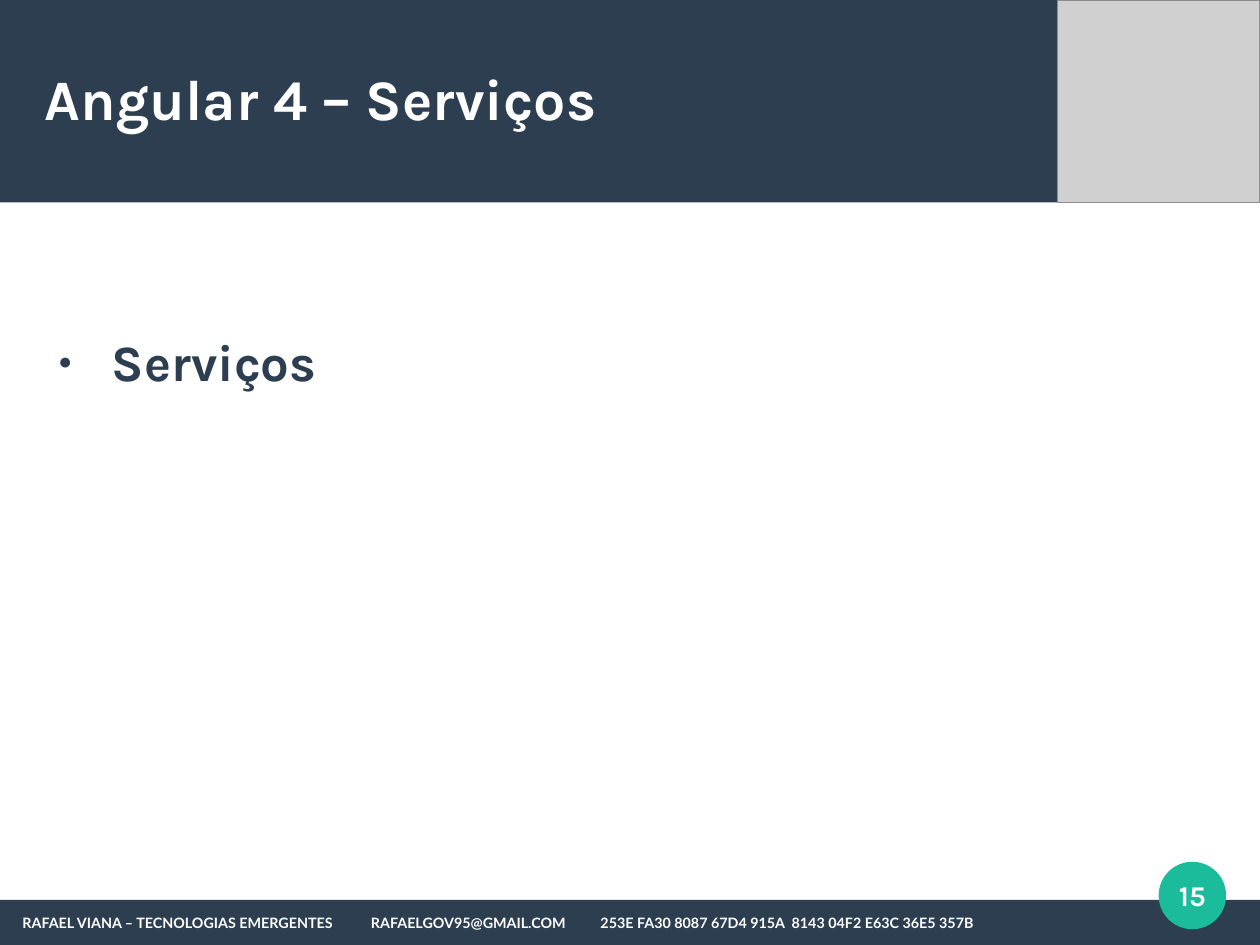
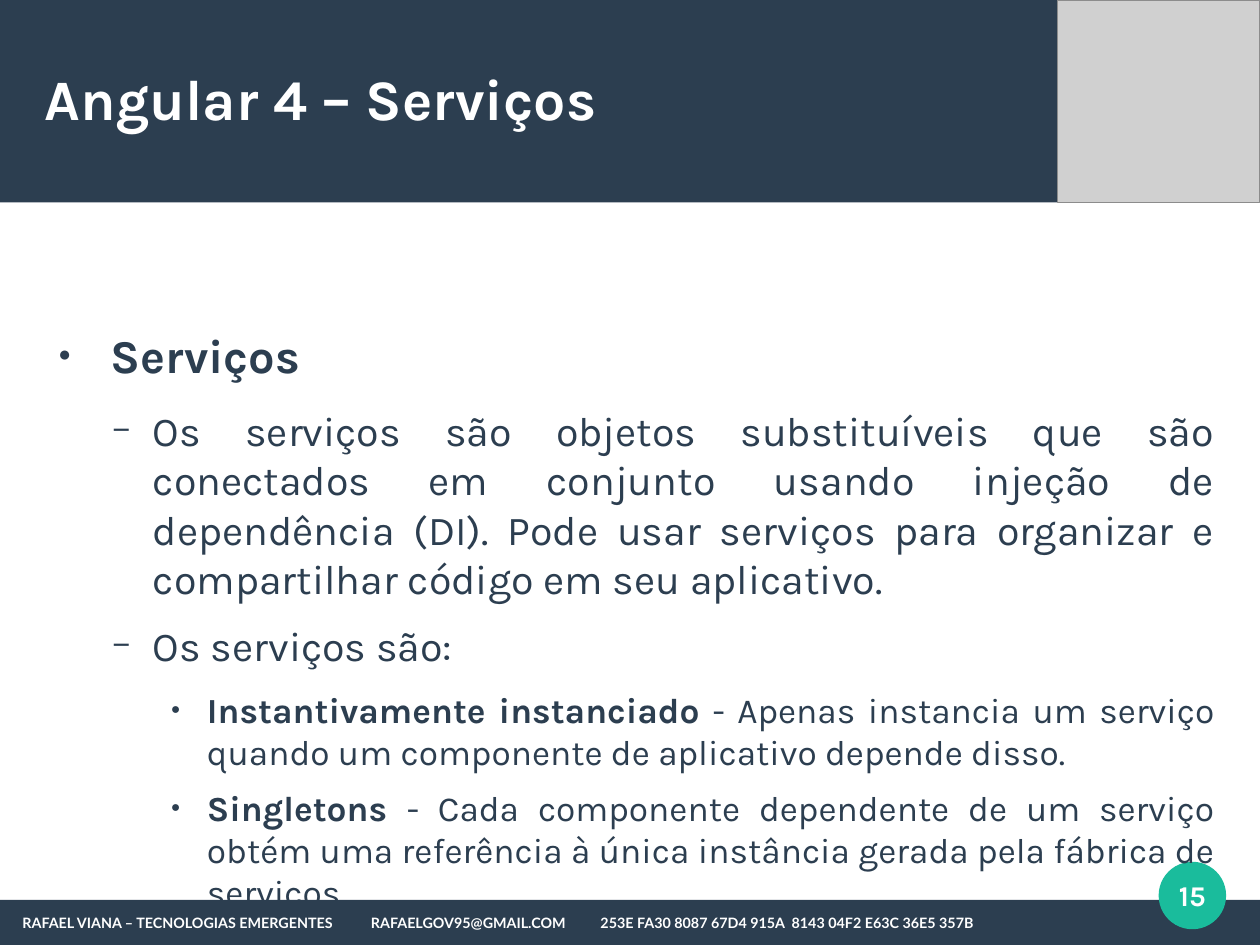
Before and after one commit to rafaelgov95/TE, a slide deck: slide 15 of Apresentação/Angular-4.odp. Drawn at 1260x945 pixels with LibreOffice and Linux fonts; fonts in the diff are those of the drawing; grey boxes stand for pictures. Boxes give left, top, right and bottom in pixels: in the first picture for what was removed or moved away, otherwise in the second. Text is boxed around its words. In the diff, an @@ line names an element or a change of style, - is before the commit and + after.

```diff
--- a/Apresentação/Angular-4.odp
+++ b/Apresentação/Angular-4.odp
@@ text at <box>111,339,300,383</box>: size 32 to 29.6 pt in "Serviços" @@
@@ text at <box>153,415,1214,872</box>: paragraphs added @@
+  − Os serviços são objetos substituíveis que são conectados em conjunto usando injeção de dependência (DI). Pode usar serviços para organizar e compartilhar código em seu aplicativo.
+  − Os serviços são:
+    ● Instantivamente instanciado - Apenas instancia um serviço quando um componente de aplicativo depende disso.
+    ● Singletons - Cada componente dependente de um serviço obtém uma referência à única instância gerada pela fábrica de serviços.
```
Also in this commit, not shown: 3 other slides changed, 1 other file.
